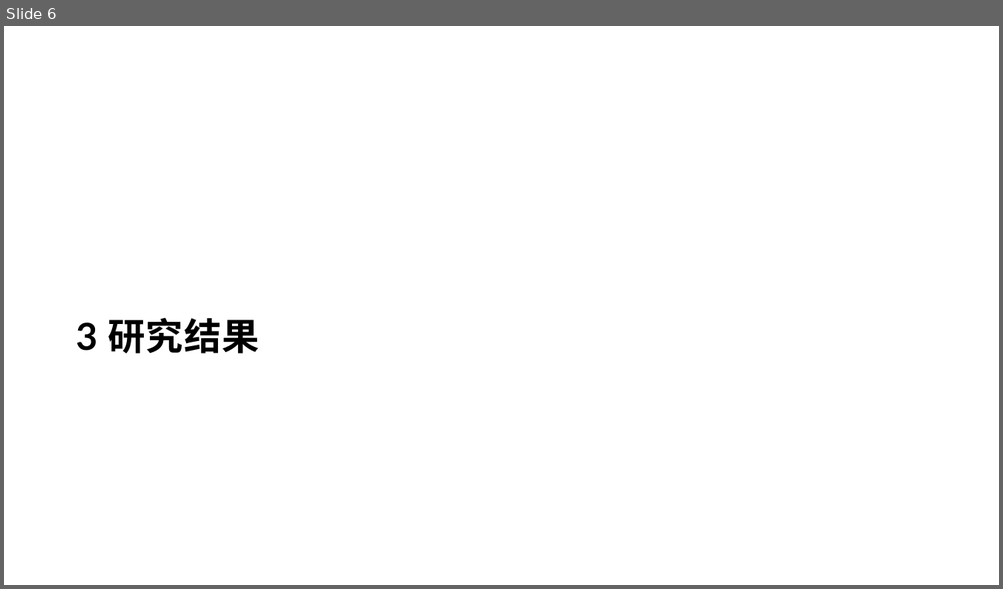
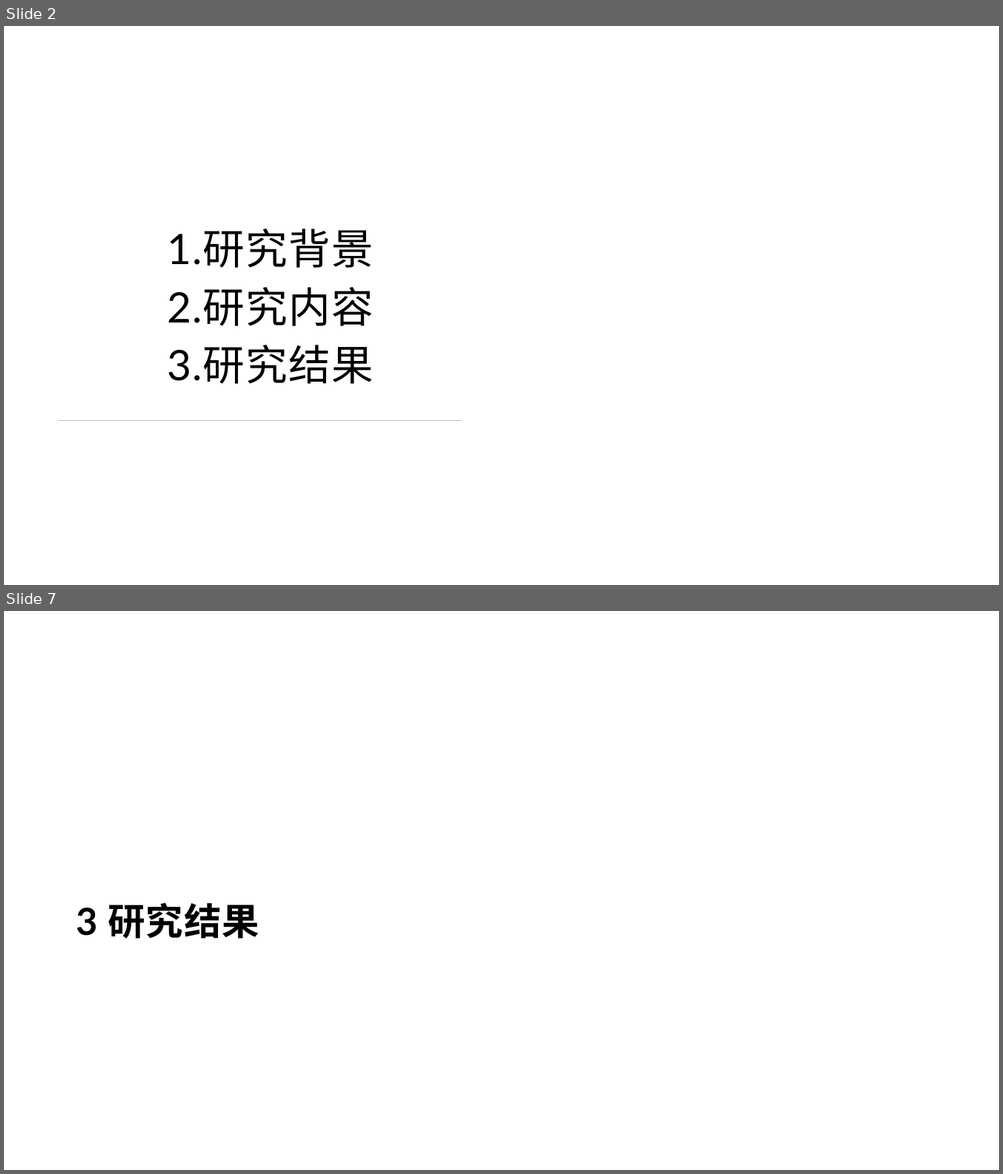
Before and after one commit to KiyoshiMu/Survival-Analysis-by-Breast-Cancer-Slides, a slide deck: data/pre.pptx. Shown one above the other, each under a label of ours: slide 6 before the commit, slides 2 and 7 after it; the slides between them are not shown. The pictures are 1003x589 and 1003x1174 pixels, drawn with LibreOffice and Linux fonts; fonts in the diff are those of the drawing; background and template pictures are left out. Boxes give left, top, right and bottom in pixels: in the first picture for what was removed or moved away, otherwise in the second. Text is boxed around its words. In the diff, an @@ line names an element or a change of style, - is before the commit and + after.

```diff
--- a/data/pre.pptx
+++ b/data/pre.pptx
@@ slide 2 added at (4, 26, 999, 585), background #C7EDCC @@
@@ text added at (167, 229, 373, 384), 40.5 pt, text #000000 @@
+1.研究背景
+2.研究内容
+3.研究结果
@@ line added from (59, 420) to (461, 420), #75D281 1 pt @@
@@ what was slide 6 is now slide 7 @@
```
Also in this commit, not shown: 12 slides changed, 2 other slides added.
